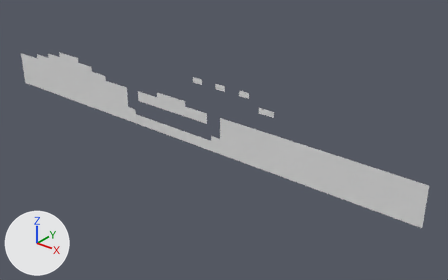
Before and after pictures for a commit that changed the OBJ model MardukGame/Assets/Tiled2Unity/Meshes/level1.obj.
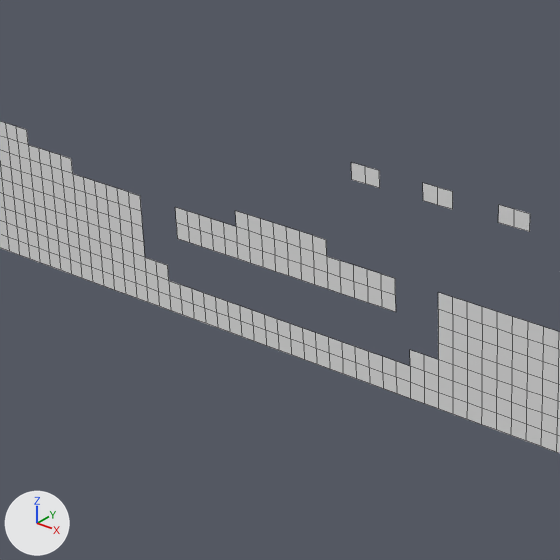
Each version appears first whole from a 50 mm camera at (1237.0, -4839.0, 1339.0) aimed at (-2799.0, 207.0, -1789.0), and next in a close-up on the part from 19% to 58% of the width and 9% to 72% of the height. Lighting does not change. The marker at lower left points along +X, +Y and +Z. The close-ups show mesh edges as thin lines. Where no turn or scale is listed for an object, it has been applied to the vertices.

Names of what the first close-up shows: 'level1'.
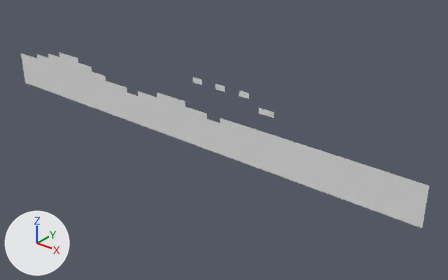
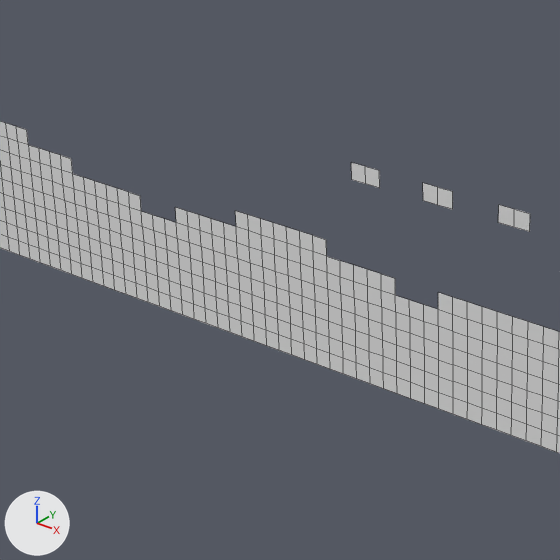
Changed parts and their boxes (x1, y1, x2, y2) in the close-ups (560 x 560 px):
part 1 of me_level1, added: after (141, 211, 438, 366)

The change in detail:
me_level1 is used by ob_level1; location (0.0, 0.0, 0.0).
me_level1 had 787 vertices, 639 faces and spanned x -6336.0..-320.0, y 0.0, z -1856.0..-1024.0.
me_level1 now has 835 vertices, 710 faces and spans x -6336.0..-320.0, y 0.0, z -1856.0..-1024.0.
Part 1, on me_level1:
4 vertices are added at (-2752.0, 0.0, -1472.0), (-2816.0, 0.0, -1472.0), (-4032.0, 0.0, -1472.0), (-4096.0, 0.0, -1472.0).
22 new vertices lie (0.0, 0.0, 64.0) away from vertices in x -4096.0..-2752.0, y 0.0, z -1728.0..-1664.0.
22 new vertices lie (0.0, 0.0, 64.0) away from vertices in x -4096.0..-2752.0, y 0.0, z -1664.0..-1600.0.
71 new faces join them.
